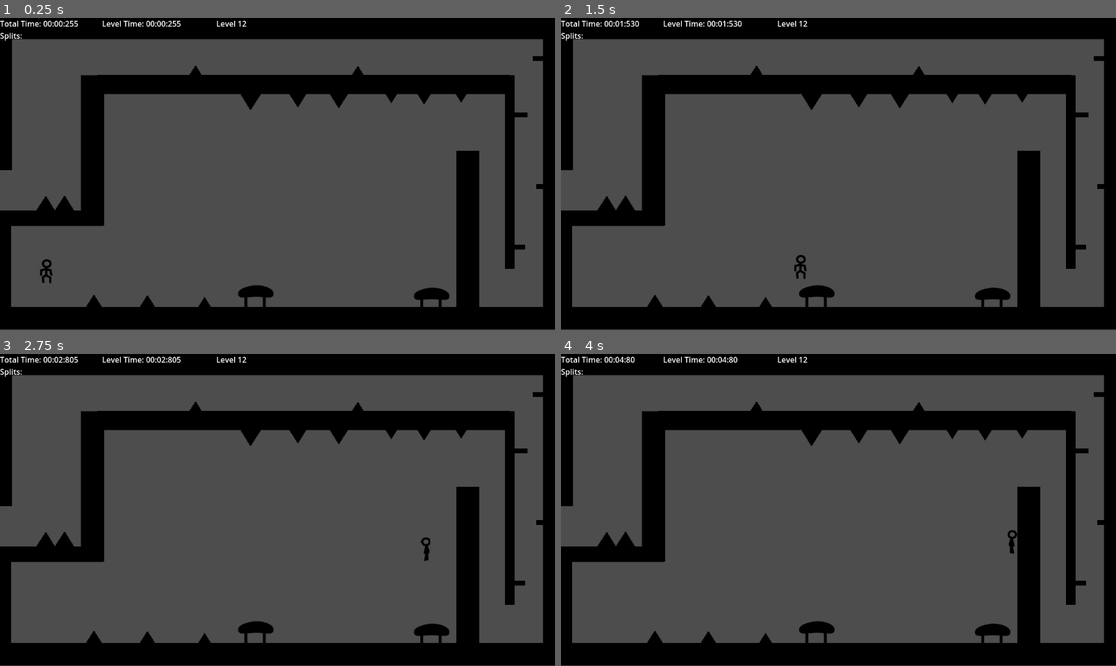
Above: before the commit, frames 1-4 (two rows, left to right).
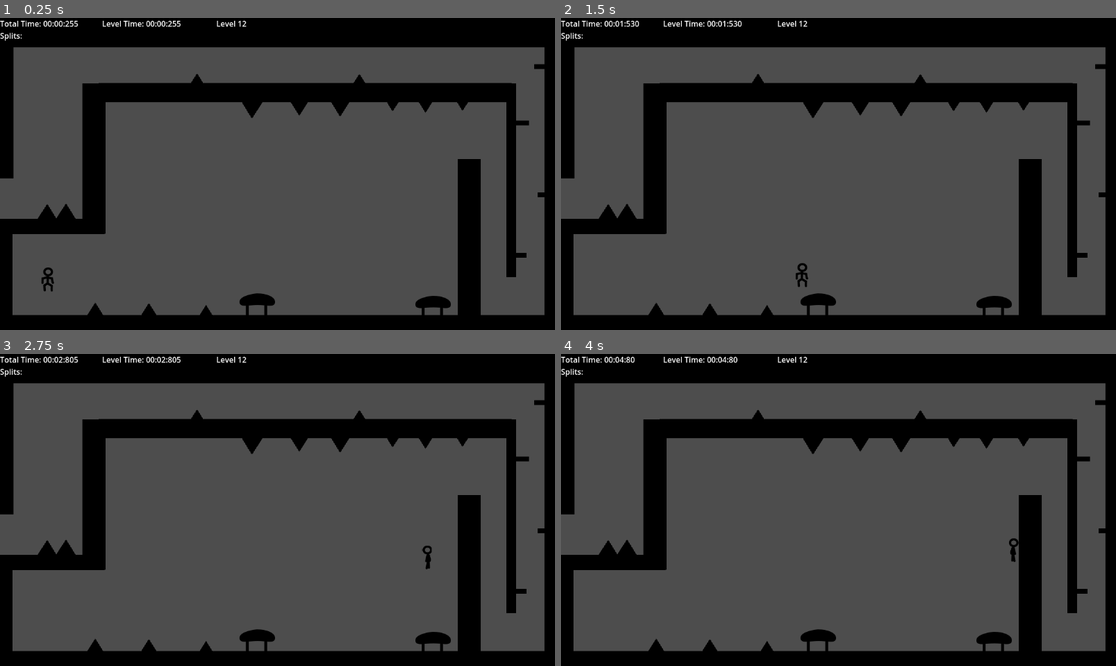
Above: after the commit, the same moments.

Repository: KarumGhag/Mr-Stickyhead-remastered-remake
Game: Godot game, scene res://scences/levels/level_12.tscn
The game is run twice, just before and just after one commit, with the same random seed, the same clock (stepped at 60 frames per second) and the same inputs. This scene is started directly instead of the project's main scene.
Inputs (mouse positions are in pixels of both pictures, inside the frame that each line leads up to):
- Up to frame 1 (0.25 s): no input
- Up to frame 2 (1.5 s): tap Enter at 0.5 s; move the mouse to (960, 158) at 0.52 s; hold Ctrl 0.53-1.28 s; hold D (right) from 0.53 s (still down); tap W (jump) at 0.77 s; move the mouse to (727, 189) at 1.27 s; tap Ctrl at 1.35 s
- Up to frame 3 (2.75 s): tap W (jump) at 1.52 s; move the mouse to (333, 441) at 2.02 s; release D (right) at 2.03 s; hold A (left) from 2.03 s (still down); hold Ctrl from 2.03 s (still down)
- Up to frame 4 (4 s): move the mouse to (810, 572) at 2.77 s; release A (left) at 2.78 s; release Ctrl at 2.78 s; hold D (right) from 2.78 s (still down); tap Ctrl at 2.85 s; tap W (jump) at 3.02, 3.77 s; move the mouse to (1005, 556) at 3.52 s; hold Ctrl from 3.53 s (still down)

The runs differ from the first frame. In frame 1, 12% of the frame differs, in the area x 0-100%, y 6-100%; in frame 2, 12%; in frame 3, 12%; in frame 4, 12%.

Commit message:
side ways bounce pads, more levels

Diff:
--- a/scences/levels/level_12.tscn
+++ b/scences/levels/level_12.tscn
@@ -10,6 +10,9 @@
 
 [node name="level_12" type="Node2D"]
 
+[node name="Camera2D" type="Camera2D" parent="." groups=["Camera"]]
+position = Vector2(-1759, 1332)
+
 [node name="endPoint" parent="." instance=ExtResource("1_m0cpa")]
 
 [node name="SpawnPoint" parent="." instance=ExtResource("1_mkobt")]
@@ -18,18 +21,72 @@
 [node name="Player" parent="." instance=ExtResource("2_6bjqr")]
 position = Vector2(90, 590)
 
-[node name="Camera2D" type="Camera2D" parent="." groups=["Camera"]]
-position = Vector2(576, 332)
+[node name="Camera Mover" type="Node3D" parent="."]
+
+[node name="camera mover" parent="Camera Mover" node_paths=PackedStringArray("myCentre") instance=ExtResource("8_e8qtg")]
+visible = false
+position = Vector2(-5, 5)
+myCentre = NodePath("../Node2D")
+
+[node name="camera mover2" parent="Camera Mover" node_paths=PackedStringArray("myCentre") instance=ExtResource("8_e8qtg")]
+visible = false
+position = Vector2(-1149, 10)
+myCentre = NodePath("../Node2D2")
+myNumber = 1
+
+[node name="camera mover3" parent="Camera Mover" node_paths=PackedStringArray("myCentre") instance=ExtResource("8_e8qtg")]
+visible = false
+position = Vector2(-2293, 338)
+myCentre = NodePath("../Node2D3")
+myNumber = 2
+
+[node name="camera mover4" parent="Camera Mover" node_paths=PackedStringArray("myCentre") instance=ExtResource("8_e8qtg")]
+visible = false
+position = Vector2(-2308, 974)
+myCentre = NodePath("../Node2D4")
+myNumber = 2
+
+[node name="Node2D" type="Node2D" parent="Camera Mover"]
+position = Vector2(574, 317)
+
+[node name="Node2D2" type="Node2D" parent="Camera Mover"]
+position = Vector2(-559, 319)
+
+[node name="Node2D3" type="Node2D" parent="Camera Mover"]
+position = Vector2(-1664, 628)
+
+[node name="Node2D4" type="Node2D" parent="Camera Mover"]
+position = Vector2(-1760, 1332)
 
 [node name="Walls" type="Node" parent="."]
 
 [node name="LevelCreator" parent="Walls" instance=ExtResource("4_pbspg")]
-position = Vector2(572.5, 633.551)
-scale = Vector2(61.1842, 2.5)
+position = Vector2(-171.125, 633.551)
+scale = Vector2(139.461, 2.5)
+
+[node name="LevelCreator8" parent="Walls" instance=ExtResource("4_pbspg")]
+position = Vector2(-1752, 322.625)
+scale = Vector2(68.9408, 5.30263)
+
+[node name="LevelCreator10" parent="Walls" instance=ExtResource("4_pbspg")]
+position = Vector2(-1433.03, 979.687)
+scale = Vector2(45.8914, 4.49342)
+
+[node name="LevelCreator13" parent="Walls" instance=ExtResource("4_pbspg")]
+position = Vector2(-2108.48, 975.688)
+scale = Vector2(12.051, 3.86185)
+
+[node name="LevelCreator16" parent="Walls" instance=ExtResource("4_pbspg")]
+position = Vector2(-1931, 1539)
+scale = Vector2(12.051, 3.86185)
+
+[node name="LevelCreator11" parent="Walls" instance=ExtResource("4_pbspg")]
+position = Vector2(-1576, 667.813)
+scale = Vector2(28.1546, 1.91448)
 
 [node name="LevelCreator2" parent="Walls" instance=ExtResource("4_pbspg")]
-position = Vector2(570.75, 16.0256)
-scale = Vector2(61.1842, 3.9973)
+position = Vector2(8.49989, 16.0256)
+scale = Vector2(120.368, 3.9973)
 
 [node name="LevelCreator3" parent="Walls" instance=ExtResource("4_pbspg")]
 position = Vector2(0.749204, 533.513)
@@ -40,6 +97,31 @@
 position = Vector2(1.99996, 151.801)
 rotation = 1.5708
 scale = Vector2(18.3167, 2.5)
+
+[node name="LevelCreator6" parent="Walls" instance=ExtResource("4_pbspg")]
+position = Vector2(-1110, 252)
+rotation = 1.5708
+scale = Vector2(26.1149, 2.5)
+
+[node name="LevelCreator9" parent="Walls" instance=ExtResource("4_pbspg")]
+position = Vector2(-2221, 657.058)
+rotation = 1.5708
+scale = Vector2(36.7526, 2.5)
+
+[node name="LevelCreator14" parent="Walls" instance=ExtResource("4_pbspg")]
+position = Vector2(-2017, 1254.45)
+rotation = 1.5708
+scale = Vector2(32.0633, 2.5)
+
+[node name="LevelCreator15" parent="Walls" instance=ExtResource("4_pbspg")]
+position = Vector2(-1844, 1261.03)
+rotation = 1.5708
+scale = Vector2(30.277, 2.5)
+
+[node name="LevelCreator7" parent="Walls" instance=ExtResource("4_pbspg")]
+position = Vector2(-984, 531.948)
+rotation = 1.5708
+scale = Vector2(11.594, 2.5)
 
 [node name="LevelCreator4" parent="Walls" instance=ExtResource("4_pbspg")]
 position = Vector2(1151.75, 317.695)
@@ -69,8 +151,8 @@
 scale = Vector2(2.02633, 0.513158)
 
 [node name="LevelCreator8" parent="Floor" instance=ExtResource("4_pbspg")]
-position = Vector2(-180.75, 426)
-scale = Vector2(41.7105, 1.72368)
+position = Vector2(-72.75, 426)
+scale = Vector2(30.3421, 1.72368)
 
 [node name="LevelCreator6" parent="Floor" instance=ExtResource("4_pbspg")]
 position = Vector2(193, 284.847)
@@ -96,6 +178,15 @@
 position = Vector2(895, 591)
 bounceBuffer = 60.0
 
+[node name="bounce pad3" parent="Bounces" instance=ExtResource("5_6wtx7")]
+position = Vector2(-341, 270)
+rotation = -1.57079
+isLeft = true
+
+[node name="bounce pad5" parent="Bounces" instance=ExtResource("5_6wtx7")]
+position = Vector2(-1931, 1480)
+rotation = -6.28318
+
 [node name="Spikes" type="Node" parent="."]
 
 [node name="Spikes2" parent="Spikes" instance=ExtResource("6_vswi2")]
@@ -137,6 +228,74 @@
 position = Vector2(96, 397)
 rotation = -6.28318
 
+[node name="Spikes16" parent="Spikes" instance=ExtResource("6_vswi2")]
+position = Vector2(-223, 598)
+rotation = -6.28318
+
+[node name="Spikes17" parent="Spikes" instance=ExtResource("6_vswi2")]
+position = Vector2(-266, 601)
+rotation = -6.28318
+
+[node name="Spikes18" parent="Spikes" instance=ExtResource("6_vswi2")]
+position = Vector2(-314, 598)
+rotation = -6.28318
+
+[node name="Spikes19" parent="Spikes" instance=ExtResource("6_vswi2")]
+position = Vector2(-380, 597)
+rotation = -6.28318
+
+[node name="Spikes20" parent="Spikes" instance=ExtResource("6_vswi2")]
+position = Vector2(-462, 600)
+rotation = -6.28318
+
+[node name="Spikes21" parent="Spikes" instance=ExtResource("6_vswi2")]
+position = Vector2(-547, 599)
+rotation = -6.28318
+
+[node name="Spikes22" parent="Spikes" instance=ExtResource("6_vswi2")]
+position = Vector2(-652, 600)
+rotation = -6.28318
+
+[node name="Spikes26" parent="Spikes" instance=ExtResource("6_vswi2")]
+position = Vector2(-710, 599)
+rotation = -6.28318
+
+[node name="Spikes27" parent="Spikes" instance=ExtResource("6_vswi2")]
+position = Vector2(-816, 606)
+rotation = -6.28318
+
+[node name="Spikes28" parent="Spikes" instance=ExtResource("6_vswi2")]
+position = Vector2(-603, 605)
+rotation = -6.28318
+
+[node name="Spikes29" parent="Spikes" instance=ExtResource("6_vswi2")]
+position = Vector2(-507, 599)
+rotation = -6.28318
+
+[node name="Spikes30" parent="Spikes" instance=ExtResource("6_vswi2")]
+position = Vector2(-180, 599)
+rotation = -6.28318
+
+[node name="Spikes31" parent="Spikes" instance=ExtResource("6_vswi2")]
+position = Vector2(-131, 595)
+rotation = -6.28318
+
+[node name="Spikes32" parent="Spikes" instance=ExtResource("6_vswi2")]
+position = Vector2(-79, 599)
+rotation = -6.28318
+
+[node name="Spikes33" parent="Spikes" instance=ExtResource("6_vswi2")]
+position = Vector2(-852, 603)
+rotation = -6.28318
+
+[node name="Spikes23" parent="Spikes" instance=ExtResource("6_vswi2")]
+position = Vector2(-760, 599)
+rotation = -6.28318
+
+[node name="Spikes24" parent="Spikes" instance=ExtResource("6_vswi2")]
+position = Vector2(-887, 606)
+rotation = -6.28318
+
 [node name="Spikes3" parent="Spikes" instance=ExtResource("6_vswi2")]
 position = Vector2(196, 602)
 
@@ -147,19 +306,135 @@
 position = Vector2(619, 178)
 rotation = 3.14159
 
-[node name="Camera Mover" type="Node3D" parent="."]
-
-[node name="camera mover" parent="Camera Mover" node_paths=PackedStringArray("myCentre") instance=ExtResource("8_e8qtg")]
-position = Vector2(-5, 5)
-myCentre = NodePath("../Node2D")
-
-[node name="camera mover2" parent="Camera Mover" node_paths=PackedStringArray("myCentre") instance=ExtResource("8_e8qtg")]
-position = Vector2(-1149, 10)
-myCentre = NodePath("../Node2D2")
-myNumber = 1
-
-[node name="Node2D" type="Node2D" parent="Camera Mover"]
-position = Vector2(577, 334)
-
-[node name="Node2D2" type="Node2D" parent="Camera Mover"]
-position = Vector2(-589, 340)
+[node name="Spikes25" parent="Spikes" instance=ExtResource("6_vswi2")]
+position = Vector2(-906, 596)
+
+[node name="Spikes34" parent="Spikes" instance=ExtResource("6_vswi2")]
+position = Vector2(-945, 595)
+
+[node name="Spikes35" parent="Spikes" instance=ExtResource("6_vswi2")]
+position = Vector2(-1338, 640)
+rotation = -6.28318
+
+[node name="Spikes36" parent="Spikes" instance=ExtResource("6_vswi2")]
+position = Vector2(-1423, 639)
+rotation = -6.28318
+
+[node name="Spikes37" parent="Spikes" instance=ExtResource("6_vswi2")]
+position = Vector2(-1528, 640)
+rotation = -6.28318
+
+[node name="Spikes38" parent="Spikes" instance=ExtResource("6_vswi2")]
+position = Vector2(-1586, 639)
+rotation = -6.28318
+
+[node name="Spikes39" parent="Spikes" instance=ExtResource("6_vswi2")]
+position = Vector2(-1692, 646)
+rotation = -6.28318
+
+[node name="Spikes40" parent="Spikes" instance=ExtResource("6_vswi2")]
+position = Vector2(-1479, 645)
+rotation = -6.28318
+
+[node name="Spikes41" parent="Spikes" instance=ExtResource("6_vswi2")]
+position = Vector2(-1383, 639)
+rotation = -6.28318
+
+[node name="Spikes42" parent="Spikes" instance=ExtResource("6_vswi2")]
+position = Vector2(-1728, 643)
+rotation = -6.28318
+
+[node name="Spikes43" parent="Spikes" instance=ExtResource("6_vswi2")]
+position = Vector2(-1636, 639)
+rotation = -6.28318
+
+[node name="Spikes44" parent="Spikes" instance=ExtResource("6_vswi2")]
+position = Vector2(-1763, 646)
+rotation = -6.28318
+
+[node name="Spikes45" parent="Spikes" instance=ExtResource("6_vswi2")]
+position = Vector2(-1782, 636)
+
+[node name="Spikes46" parent="Spikes" instance=ExtResource("6_vswi2")]
+position = Vector2(-1821, 635)
+
+[node name="Spikes52" parent="Spikes" instance=ExtResource("6_vswi2")]
+position = Vector2(-2056, 938)
+rotation = -6.28318
+
+[node name="Spikes53" parent="Spikes" instance=ExtResource("6_vswi2")]
+position = Vector2(-2092, 935)
+rotation = -6.28318
+
+[node name="Spikes54" parent="Spikes" instance=ExtResource("6_vswi2")]
+position = Vector2(-2017, 926)
+rotation = -6.28318
+
+[node name="Spikes55" parent="Spikes" instance=ExtResource("6_vswi2")]
+position = Vector2(-2127, 938)
+rotation = -6.28318
+
+[node name="Spikes56" parent="Spikes" instance=ExtResource("6_vswi2")]
+position = Vector2(-2146, 928)
+
+[node name="Spikes57" parent="Spikes" instance=ExtResource("6_vswi2")]
+position = Vector2(-2185, 927)
+
+[node name="Spikes58" parent="Spikes" instance=ExtResource("6_vswi2")]
+position = Vector2(-1346, 930)
+rotation = -6.28318
+
+[node name="Spikes59" parent="Spikes" instance=ExtResource("6_vswi2")]
+position = Vector2(-1452, 937)
+rotation = -6.28318
+
+[node name="Spikes60" parent="Spikes" instance=ExtResource("6_vswi2")]
+position = Vector2(-1488, 934)
+rotation = -6.28318
+
+[node name="Spikes61" parent="Spikes" instance=ExtResource("6_vswi2")]
+position = Vector2(-1396, 930)
+rotation = -6.28318
+
+[node name="Spikes62" parent="Spikes" instance=ExtResource("6_vswi2")]
+position = Vector2(-1523, 937)
+rotation = -6.28318
+
+[node name="Spikes63" parent="Spikes" instance=ExtResource("6_vswi2")]
+position = Vector2(-1549, 936)
+
+[node name="Spikes65" parent="Spikes" instance=ExtResource("6_vswi2")]
+position = Vector2(-1841, 933)
+rotation = -6.28318
+
+[node name="Spikes66" parent="Spikes" instance=ExtResource("6_vswi2")]
+position = Vector2(-1583, 935)
+rotation = -6.28318
+
+[node name="Spikes67" parent="Spikes" instance=ExtResource("6_vswi2")]
+position = Vector2(-1677, 939)
+rotation = -6.28318
+
+[node name="Spikes68" parent="Spikes" instance=ExtResource("6_vswi2")]
+position = Vector2(-1713, 936)
+rotation = -6.28318
+
+[node name="Spikes69" parent="Spikes" instance=ExtResource("6_vswi2")]
+position = Vector2(-1630, 936)
+rotation = -6.28318
+
+[node name="Spikes70" parent="Spikes" instance=ExtResource("6_vswi2")]
+position = Vector2(-1748, 939)
+rotation = -6.28318
+
+[node name="Spikes71" parent="Spikes" instance=ExtResource("6_vswi2")]
+position = Vector2(-1767, 929)
+
+[node name="Spikes72" parent="Spikes" instance=ExtResource("6_vswi2")]
+position = Vector2(-1806, 928)
+
+[node name="Spikes48" parent="Spikes" instance=ExtResource("6_vswi2")]
+position = Vector2(-1979, 1507)
+
+[node name="Spikes49" parent="Spikes" instance=ExtResource("6_vswi2")]
+position = Vector2(-1882, 1508)
--- a/scripts/objects/bounce_pad.gd
+++ b/scripts/objects/bounce_pad.gd
@@ -2,7 +2,13 @@
 class_name BouncePad
 
 @export var bounceBuffer : float
+@export var sideBuffer : float
+@export var isLeft : bool = false
+@export var isRight : bool = false
 
 func _on_area_2d_body_entered(body):
 	if body is Player:
+		if isLeft or isRight:
+			body.sideBounce(isLeft, isRight, sideBuffer, bounceBuffer)
+			return
 		body.bounce(bounceBuffer)
--- a/scripts/player/Player.gd
+++ b/scripts/player/Player.gd
@@ -105,7 +105,7 @@
 
 	#remove:
 	if Input.is_action_just_pressed("skip(remove)"):
-		position = flag.position
+		position = get_global_mouse_position()
 
 func _on_stick_timer_timeout():
 	stuck = false
@@ -114,10 +114,25 @@
 	global_position = spawnPoint.global_position
 
 func bounce(bounceBuffer : float):
-
 	if velocity.y > 10:
 		velocity.y = ((velocity.y / 1.19) * -1) + (bounceVel / 2) - (abs(velocity.x / 2)) + bounceBuffer
-
 		return
 	else:
 		velocity.y = bounceVel - (abs(velocity.x / 2)) + bounceBuffer
+
+func sideBounce(isLeft : bool, isRight : bool, sideBuffer : float, bounceBuffer : float):
+	if isLeft and isRight:
+		print("cannot be left and right!")
+		return
+
+	if isLeft:
+		if abs(velocity.x) < 200:
+			velocity.x = abs(velocity.x + bounceVel - sideBuffer) * -1
+		else:
+			velocity.x = abs(velocity.x + bounceVel * 1.5 - sideBuffer) * -1
+
+	if isRight:
+		if abs(velocity.x) < 200:
+			velocity.x = abs(velocity.x + bounceVel - sideBuffer)
+		else:
+			velocity.x = abs(velocity.x + bounceVel * 1.5 - sideBuffer)
